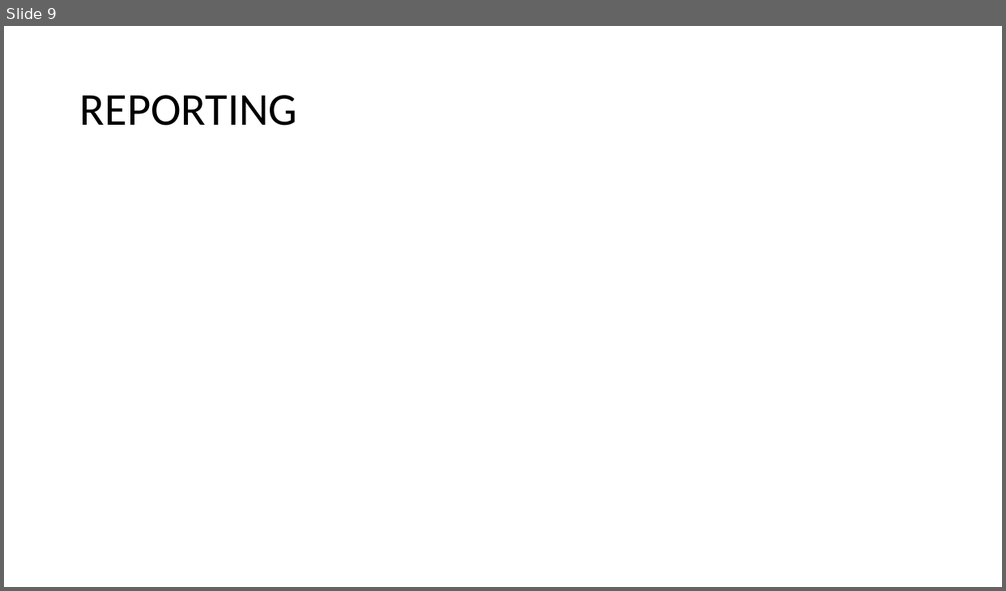
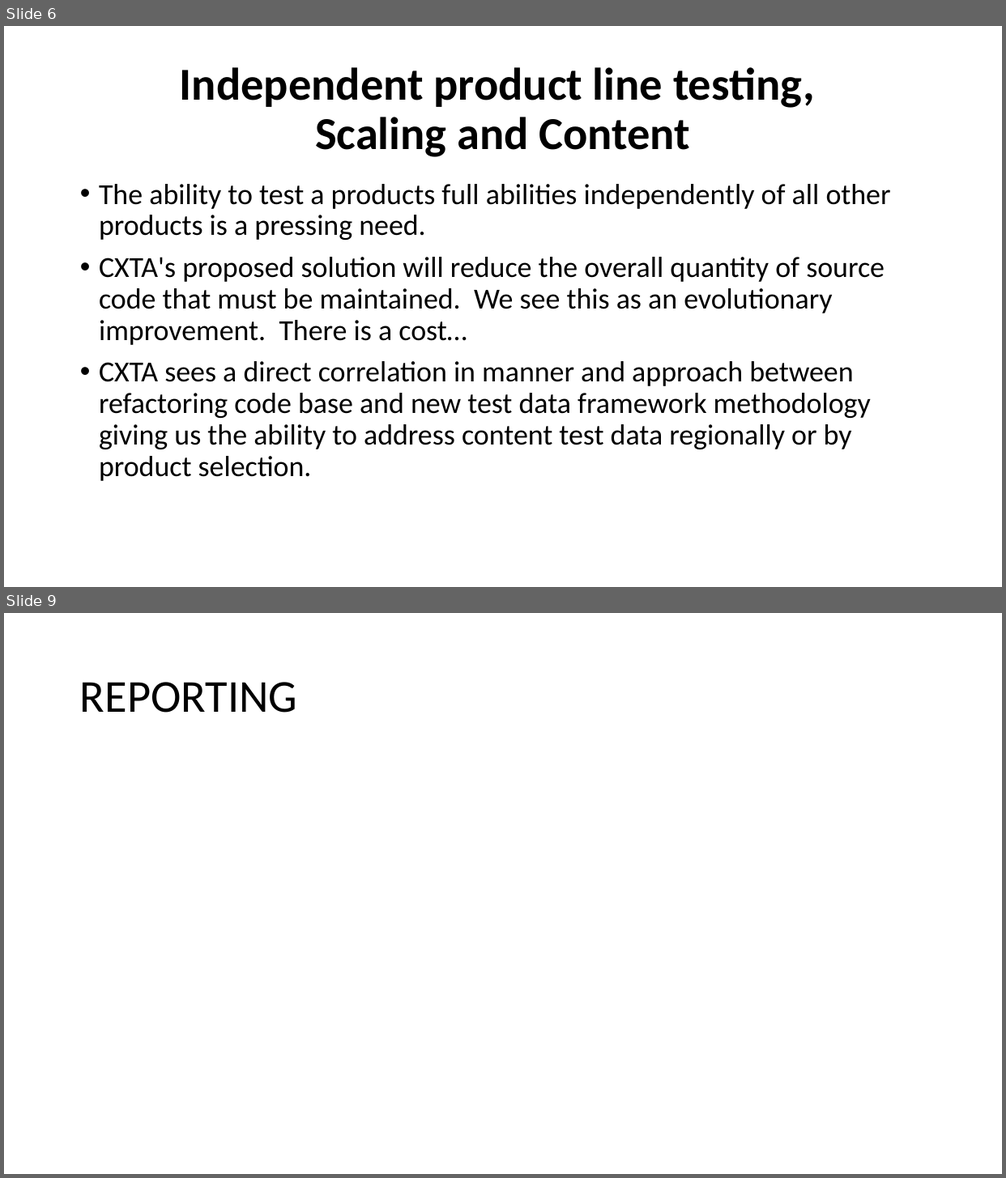
Before and after one commit to raghav9329/mainProf, a slide deck: CurrentWork_Delta/CX_StrategyPowerPoint.pptx. Shown one above the other, each under a label of ours: slide 9 before the commit, slides 6 and 9 after it; the slides between them are not shown. The pictures are 1006x591 and 1006x1178 pixels, drawn with LibreOffice and Linux fonts; fonts in the diff are those of the drawing. Boxes give left, top, right and bottom in pixels: in the first picture for what was removed or moved away, otherwise in the second. Text is boxed around its words. In the diff, an @@ line names an element or a change of style, - is before the commit and + after.

```diff
--- a/CurrentWork_Delta/CX_StrategyPowerPoint.pptx
+++ b/CurrentWork_Delta/CX_StrategyPowerPoint.pptx
@@ slide 6 added at [4, 26, 1002, 587], background #FFFFFF @@
@@ title added at [180, 67, 815, 157], 44 pt, text #000000, bold @@
+Independent product line testing,
+Scaling and Content
@@ text added at [99, 184, 891, 481], 28 pt, text #000000 @@
+• The ability to test a products full abilities independently of all other products is a pressing need.
+• CXTA's proposed solution will reduce the overall quantity of source code that must be maintained. We see this as an evolutionary improvement. There is a cost…
+• CXTA sees a direct correlation in manner and approach between refactoring code base and new test data framework methodology giving us the ability to address content test data regionally or by product selection.
```
Also in this commit, not shown: 5 slides changed, 1 other slide added, 2 slides removed.
